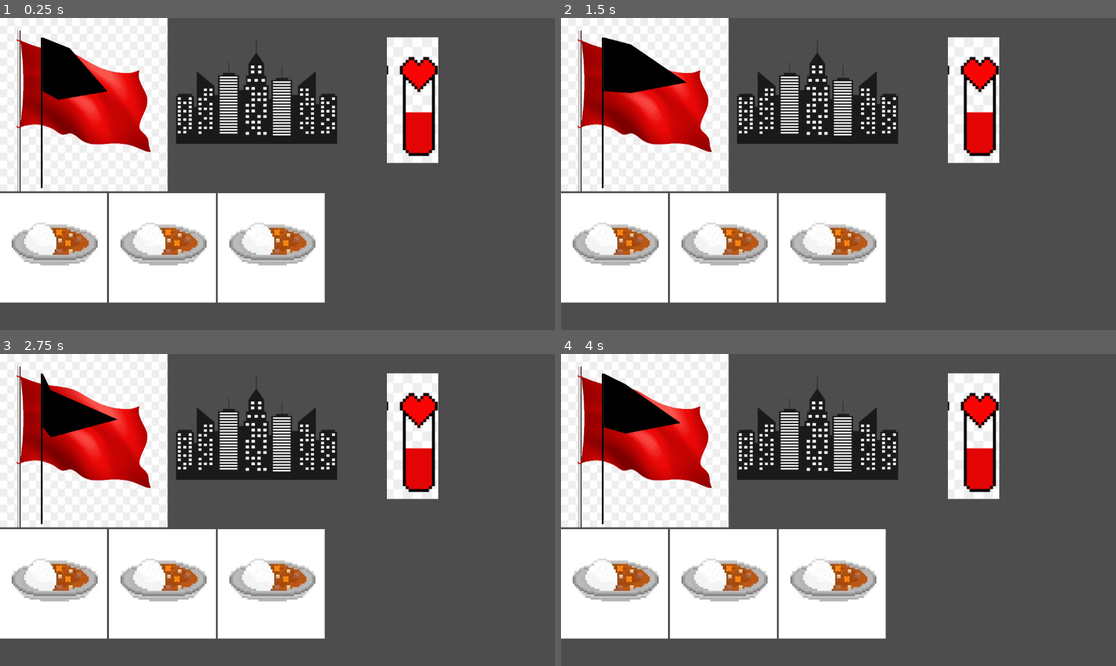
Above: before the commit, frames 1-4 (two rows, left to right).
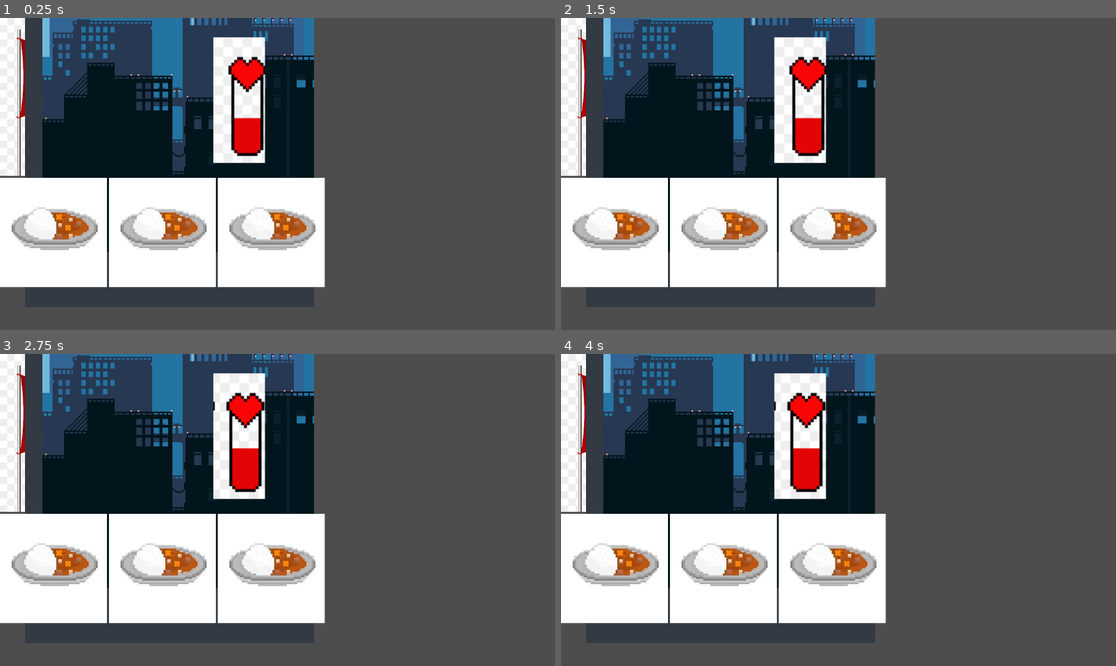
Above: after the commit, the same moments.

Repository: MelissaEPFL/OrbitalGameJam2025
Game: Godot game, scene res://country.tscn
The game is run twice, just before and just after one commit, with the same random seed, the same clock (stepped at 60 frames per second) and the same inputs.
Inputs:
- Up to frame 1 (0.25 s): no input
- Up to frame 2 (1.5 s): no input
- Up to frame 3 (2.75 s): no input
- Up to frame 4 (4 s): no input

The runs differ from the first frame. In frame 1, 41% of the frame differs, in the area x 0-79%, y 0-93%; in frame 2, 41%; in frame 3, 41%; in frame 4, 41%.

Commit message:
Add city sprites that evolves with health from 0 hps to 1000 hps in 3 steps

Diff:
--- a/Game/country.gd
+++ b/Game/country.gd
@@ -12,6 +12,7 @@
 # TODO tie some game over logic
 const maximum_country_health = 1000
 
+const attack_damage = 350
 const attack_animation_duration = 3
 var city_last_attack = -1
 var debug_play_one_attack_example = true
@@ -19,14 +20,15 @@
 var country_health = initial_health
 
 @onready var _animation_healthbar = $VBoxContainer/upper/HealthbarContainer/Healthbar
+@onready var _animation_explosion = $VBoxContainer/upper/Explosion
+@onready var _animation_flag = $VBoxContainer/upper/FlagContainer/Flag
 @onready var _animation_city = $VBoxContainer/upper/CityContainer/City
-@onready var _animation_flag = $VBoxContainer/upper/FlagContainer/Flag
-
 
 func _ready():
-	_animation_healthbar.frame = 1
-	_animation_city.visible = false
+	_animation_healthbar.frame = 0
+	_animation_explosion.visible = false
 	_animation_flag.play()
+	_animation_city.frame = 0
 
 func _process(delta):
 	time_country = time_country + delta
@@ -39,17 +41,29 @@
 		_animation_healthbar.frame = round(country_health/health_step)
 		print('update country health!')
 
+		# update city sprite
+		if country_health > (maximum_country_health / 3) * 2:
+			_animation_city.frame = 2
+		elif country_health > maximum_country_health / 3:
+			_animation_city.frame = 1
+		else:
+			_animation_city.frame = 0
+		print(_animation_city.frame, '||||',country_health, '||||', maximum_country_health, '|||', maximum_country_health / 3 * 2)
+
+	print(_animation_city.frame)
+
 	# stop attack animation after a while
 	#print(round(time_country), '|||||',city_last_attack + attack_animation_duration)
 	if time_country > city_last_attack + attack_animation_duration:
-		_animation_city.visible = false
+		_animation_explosion.visible = false
 
 	# TODO REMOVE for demo purpose, play attack animation on city
 	if time_country > 5 && debug_play_one_attack_example:
-		play_attack_on_city(time_country)
+		attack_city(time_country)
 
-func play_attack_on_city(now: float):
+func attack_city(now: float):
 	debug_play_one_attack_example = false
 	city_last_attack = now
-	_animation_city.visible = true
-	_animation_city.play()
+	_animation_explosion.visible = true
+	_animation_explosion.play()
+	country_health = country_health - attack_damage
--- a/Game/country.tscn
+++ b/Game/country.tscn
@@ -86,57 +86,29 @@
 "speed": 5.0
 }]
 
-[sub_resource type="AtlasTexture" id="AtlasTexture_dpgnl"]
-atlas = ExtResource("4_nsy2n")
-region = Rect2(0, 0, 274, 384)
-
-[sub_resource type="AtlasTexture" id="AtlasTexture_qywo3"]
-atlas = ExtResource("4_nsy2n")
-region = Rect2(274, 0, 274, 384)
-
-[sub_resource type="AtlasTexture" id="AtlasTexture_3lu4g"]
-atlas = ExtResource("4_nsy2n")
-region = Rect2(548, 0, 274, 384)
-
-[sub_resource type="AtlasTexture" id="AtlasTexture_xhgx1"]
-atlas = ExtResource("4_nsy2n")
-region = Rect2(822, 0, 274, 384)
-
-[sub_resource type="AtlasTexture" id="AtlasTexture_vaen4"]
-atlas = ExtResource("4_nsy2n")
-region = Rect2(1096, 0, 274, 384)
-
-[sub_resource type="AtlasTexture" id="AtlasTexture_olynd"]
-atlas = ExtResource("4_nsy2n")
-region = Rect2(1370, 0, 274, 384)
-
-[sub_resource type="AtlasTexture" id="AtlasTexture_5lrd2"]
-atlas = ExtResource("4_nsy2n")
-region = Rect2(1644, 0, 274, 384)
-
-[sub_resource type="SpriteFrames" id="SpriteFrames_oc2pf"]
-animations = [{
-"frames": [{
-"duration": 1.0,
-"texture": SubResource("AtlasTexture_dpgnl")
-}, {
-"duration": 1.0,
-"texture": SubResource("AtlasTexture_qywo3")
-}, {
-"duration": 1.0,
-"texture": SubResource("AtlasTexture_3lu4g")
-}, {
-"duration": 1.0,
-"texture": SubResource("AtlasTexture_xhgx1")
-}, {
-"duration": 1.0,
-"texture": SubResource("AtlasTexture_vaen4")
-}, {
-"duration": 1.0,
-"texture": SubResource("AtlasTexture_olynd")
-}, {
-"duration": 1.0,
-"texture": SubResource("AtlasTexture_5lrd2")
+[sub_resource type="AtlasTexture" id="AtlasTexture_6hicr"]
+atlas = ExtResource("2_2w0xq")
+region = Rect2(0, 0, 600, 1200)
+
+[sub_resource type="AtlasTexture" id="AtlasTexture_1ibhe"]
+atlas = ExtResource("2_2w0xq")
+region = Rect2(600, 0, 600, 1200)
+
+[sub_resource type="AtlasTexture" id="AtlasTexture_32mip"]
+atlas = ExtResource("2_2w0xq")
+region = Rect2(1200, 0, 600, 1200)
+
+[sub_resource type="SpriteFrames" id="SpriteFrames_chatt"]
+animations = [{
+"frames": [{
+"duration": 1.0,
+"texture": SubResource("AtlasTexture_6hicr")
+}, {
+"duration": 1.0,
+"texture": SubResource("AtlasTexture_1ibhe")
+}, {
+"duration": 1.0,
+"texture": SubResource("AtlasTexture_32mip")
 }],
 "loop": true,
 "name": &"default",
@@ -205,6 +177,63 @@
 "loop": true,
 "name": &"healthbar",
 "speed": 8.0
+}]
+
+[sub_resource type="AtlasTexture" id="AtlasTexture_dpgnl"]
+atlas = ExtResource("4_nsy2n")
+region = Rect2(0, 0, 274, 384)
+
+[sub_resource type="AtlasTexture" id="AtlasTexture_qywo3"]
+atlas = ExtResource("4_nsy2n")
+region = Rect2(274, 0, 274, 384)
+
+[sub_resource type="AtlasTexture" id="AtlasTexture_3lu4g"]
+atlas = ExtResource("4_nsy2n")
+region = Rect2(548, 0, 274, 384)
+
+[sub_resource type="AtlasTexture" id="AtlasTexture_xhgx1"]
+atlas = ExtResource("4_nsy2n")
+region = Rect2(822, 0, 274, 384)
+
+[sub_resource type="AtlasTexture" id="AtlasTexture_vaen4"]
+atlas = ExtResource("4_nsy2n")
+region = Rect2(1096, 0, 274, 384)
+
+[sub_resource type="AtlasTexture" id="AtlasTexture_olynd"]
+atlas = ExtResource("4_nsy2n")
+region = Rect2(1370, 0, 274, 384)
+
+[sub_resource type="AtlasTexture" id="AtlasTexture_5lrd2"]
+atlas = ExtResource("4_nsy2n")
+region = Rect2(1644, 0, 274, 384)
+
+[sub_resource type="SpriteFrames" id="SpriteFrames_oc2pf"]
+animations = [{
+"frames": [{
+"duration": 1.0,
+"texture": SubResource("AtlasTexture_dpgnl")
+}, {
+"duration": 1.0,
+"texture": SubResource("AtlasTexture_qywo3")
+}, {
+"duration": 1.0,
+"texture": SubResource("AtlasTexture_3lu4g")
+}, {
+"duration": 1.0,
+"texture": SubResource("AtlasTexture_xhgx1")
+}, {
+"duration": 1.0,
+"texture": SubResource("AtlasTexture_vaen4")
+}, {
+"duration": 1.0,
+"texture": SubResource("AtlasTexture_olynd")
+}, {
+"duration": 1.0,
+"texture": SubResource("AtlasTexture_5lrd2")
+}],
+"loop": true,
+"name": &"default",
+"speed": 5.0
 }]
 
 [node name="country" type="Node2D"]
@@ -227,12 +256,9 @@
 
 [node name="CityContainer" type="TextureRect" parent="VBoxContainer/upper"]
 layout_mode = 2
-texture = ExtResource("2_2w0xq")
 
 [node name="City" type="AnimatedSprite2D" parent="VBoxContainer/upper/CityContainer"]
-position = Vector2(494, 170)
-sprite_frames = SubResource("SpriteFrames_oc2pf")
-frame_progress = 0.915644
+sprite_frames = SubResource("SpriteFrames_chatt")
 
 [node name="HealthbarContainer" type="TextureRect" parent="VBoxContainer/upper"]
 layout_mode = 2
@@ -244,6 +270,11 @@
 frame = 6
 frame_progress = 0.312815
 
+[node name="Explosion" type="AnimatedSprite2D" parent="VBoxContainer/upper"]
+position = Vector2(846, 170)
+sprite_frames = SubResource("SpriteFrames_oc2pf")
+frame_progress = 0.915644
+
 [node name="recipe" type="HBoxContainer" parent="VBoxContainer"]
 layout_mode = 2
 
Binary file changed: Game/assets/city.png
Not shown: 1 places in Game/country.tscn that only renumber resources
